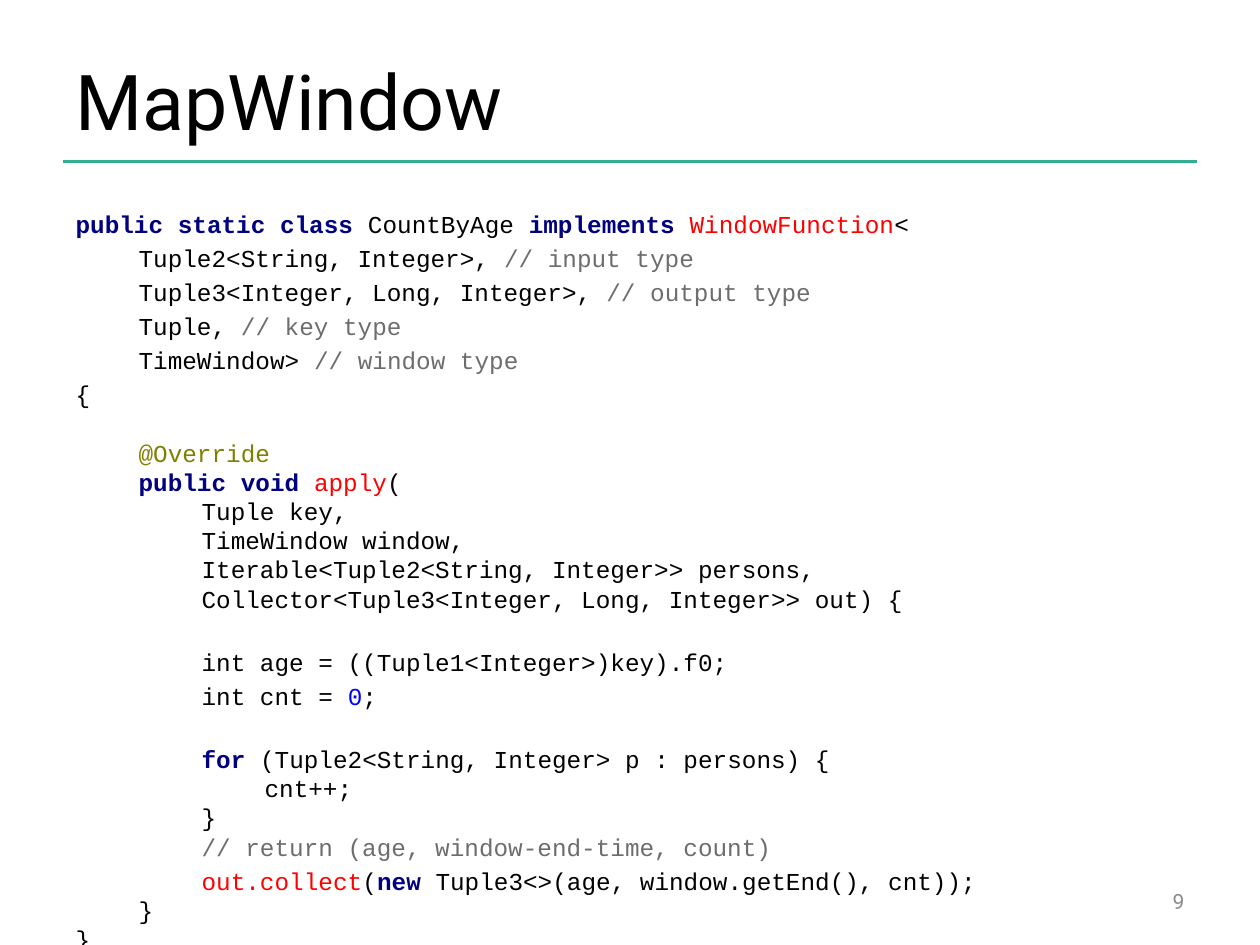
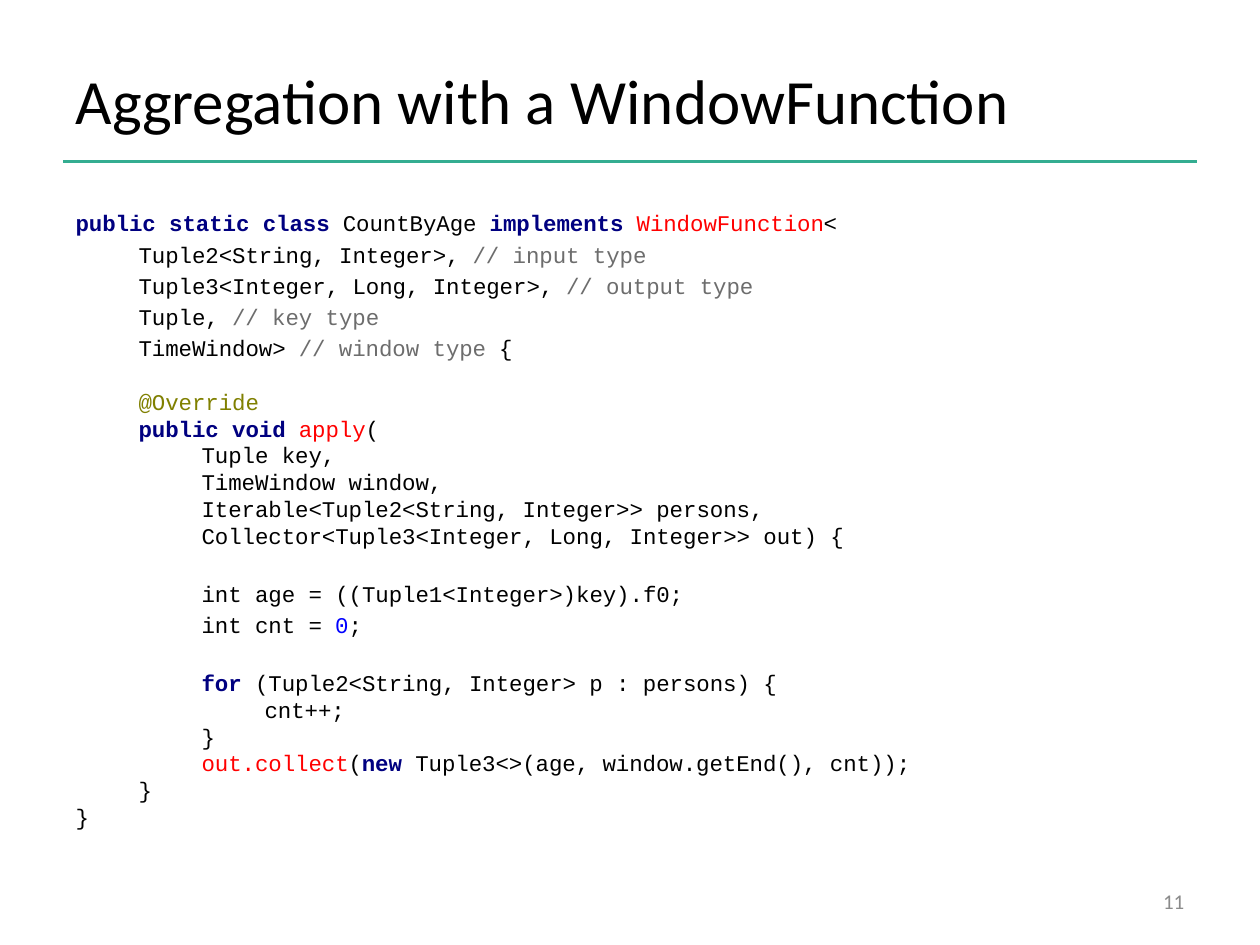
Before and after one commit to dataArtisans/flink-training-web, a slide deck: slide 11 of slides/flink_stream_windows.pptx (slide 9 before the commit). Drawn at 1260x945 pixels with LibreOffice and Linux fonts; fonts in the diff are those of the drawing; background and template pictures are left out. Boxes give left, top, right and bottom in pixels: in the first picture for what was removed or moved away, otherwise in the second. Text is boxed around its words. In the diff, an @@ line names an element or a change of style, - is before the commit and + after.

```diff
--- a/slides/flink_stream_windows.pptx
+++ b/slides/flink_stream_windows.pptx
@@ title at <box>76,80,1009,135</box>: text changed; size 44 to 36 pt; font Roboto to Calibri @@
-MapWindow
+Aggregation with a WindowFunction
@@ text at <box>76,215,837,637</box>: size 13.9 to 12.8 pt in "public static class CountByAge implements WindowFunction<", "Tuple2<String, Integer>, // input type", "Tuple3<Integer, Long, Integer>, // output type", "Tuple, // key type" and 2 more places @@
@@ text at <box>139,340,817,549</box>: text changed; size 13.9 to 12.8 pt @@
-TimeWindow> // window type
-{
-@Override
-public void apply(
-Tuple key,
-TimeWindow window,
-Iterable<Tuple2<String, Integer>> persons,
-Collector<Tuple3<Integer, Long, Integer>> out) {
+TimeWindow> // window type {
+@Override
+public void apply(
+Tuple key,
+TimeWindow window,
+Iterable<Tuple2<String, Integer>> persons,
+Collector<Tuple3<Integer, Long, Integer>> out) {
@@ text at <box>202,675,910,776</box>: text changed; size 13.9 to 12.8 pt @@
-for (Tuple2<String, Integer> p : persons) {
-cnt++;
-}
-// return (age, window-end-time, count)
-out.collect(new Tuple3<>(age, window.getEnd(), cnt));
-}
-}
+for (Tuple2<String, Integer> p : persons) {
+cnt++;
+}
+out.collect(new Tuple3<>(age, window.getEnd(), cnt));
+}
+}
@@ page number at <box>1163,895,1184,909</box>: text changed; font Roboto to Calibri @@
-9
+11
```
Also in this commit, not shown: 10 other slides changed, 23 slides added, 12 slides removed, 4 other files.
